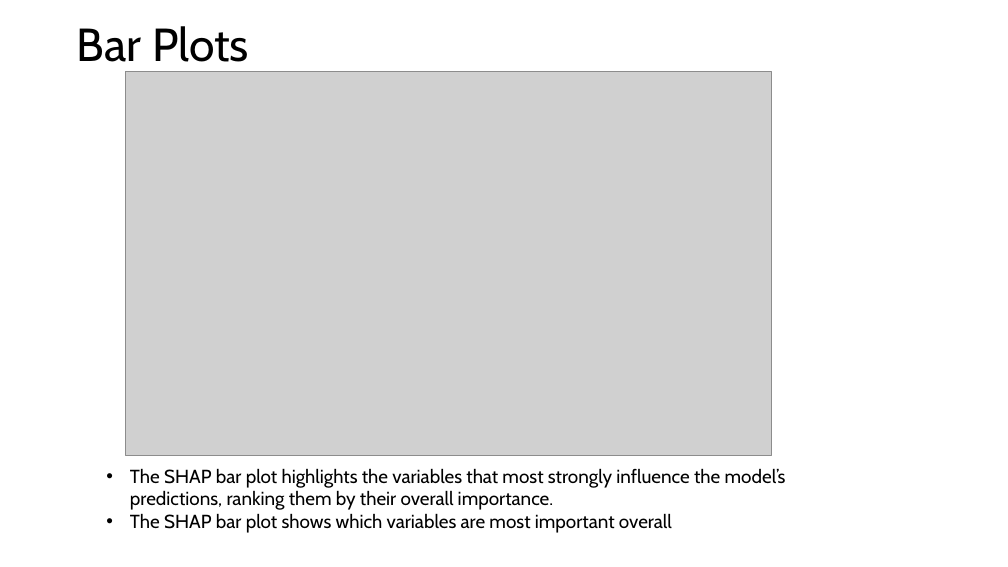
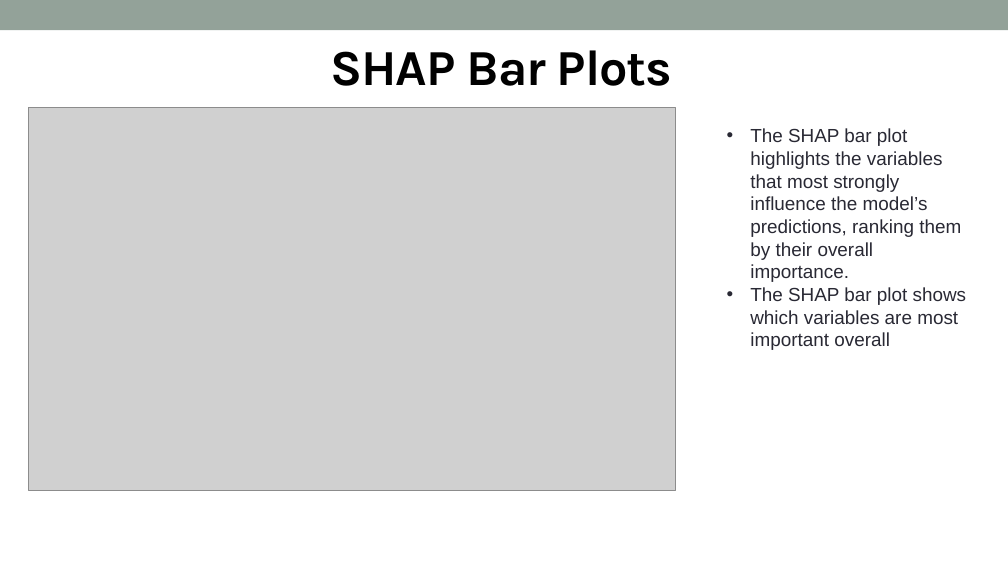
Before and after one commit to adnt01/stroke_factors_analysis, a slide deck: slide 16 of report_and_presentation/Cohort8_DS3_Presentation.pptx. Drawn at 1008x567 pixels with LibreOffice and Linux fonts; fonts in the diff are those of the drawing; grey boxes stand for pictures. Boxes give left, top, right and bottom in pixels: in the first picture for what was removed or moved away, otherwise in the second. Text is boxed around its words. In the diff, an @@ line names an element or a change of style, - is before the commit and + after.

Commit message:
Update Presentation fixed date, added text for correlation

```diff
--- a/report_and_presentation/Cohort8_DS3_Presentation.pptx
+++ b/report_and_presentation/Cohort8_DS3_Presentation.pptx
@@ rectangle added at [0, 0, 1008, 30], fill #93A299 @@
@@ title at [330, 50, 672, 86]: text changed; size 44.1 to 48 pt; font Cabin to Karla; bold on @@
-Bar Plots
+SHAP Bar Plots
@@ picture: place and size @@
-picture at [126, 72, 772, 455]
+picture at [29, 107, 675, 491]
@@ text "The SHAP bar plot highlights ...": place and size @@
-text "The SHAP bar plot highlights ..." at [130, 468, 786, 533]
+text "The SHAP bar plot highlights ..." at [750, 128, 967, 350]
@@ text "The SHAP bar plot highlights ..." at [750, 128, 967, 350]: font Cabin to Arial, text colour #000000 to #292934 @@
```
Also in this commit, not shown: 13 other slides changed, 7 slides added, 6 slides removed.
